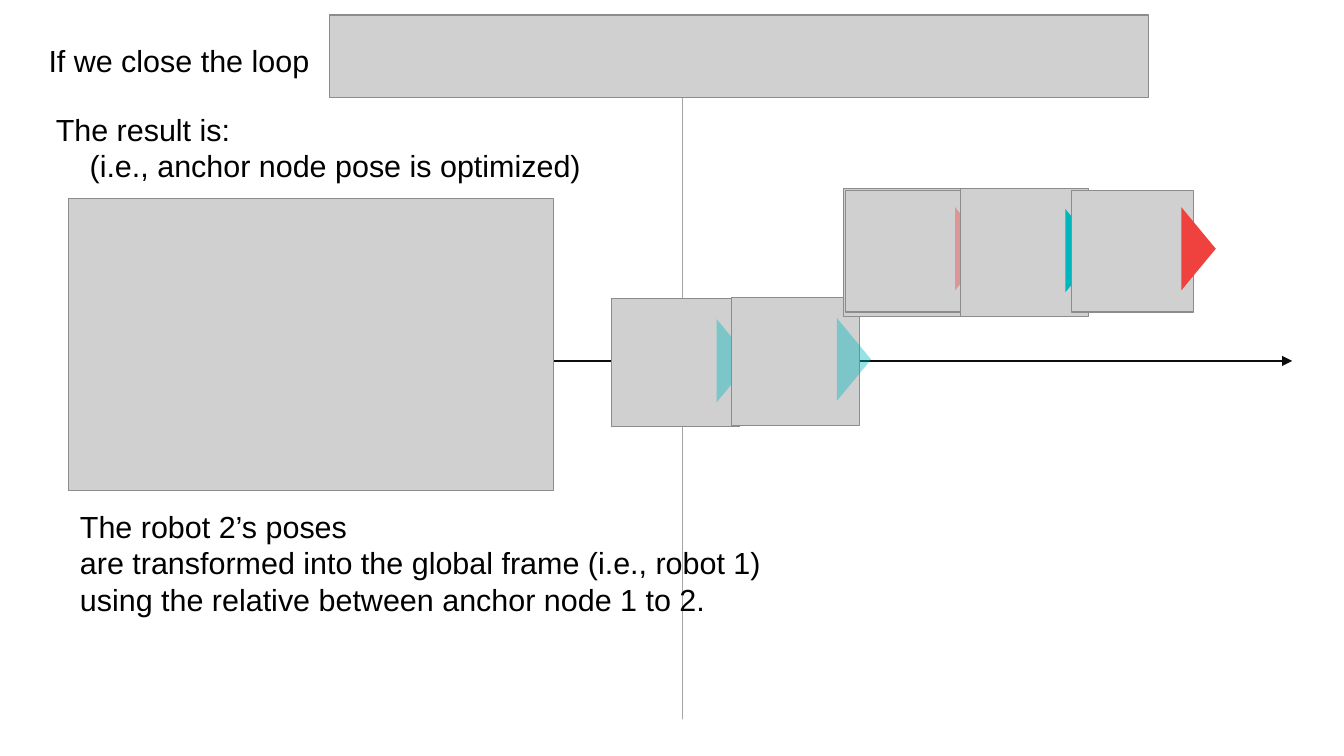
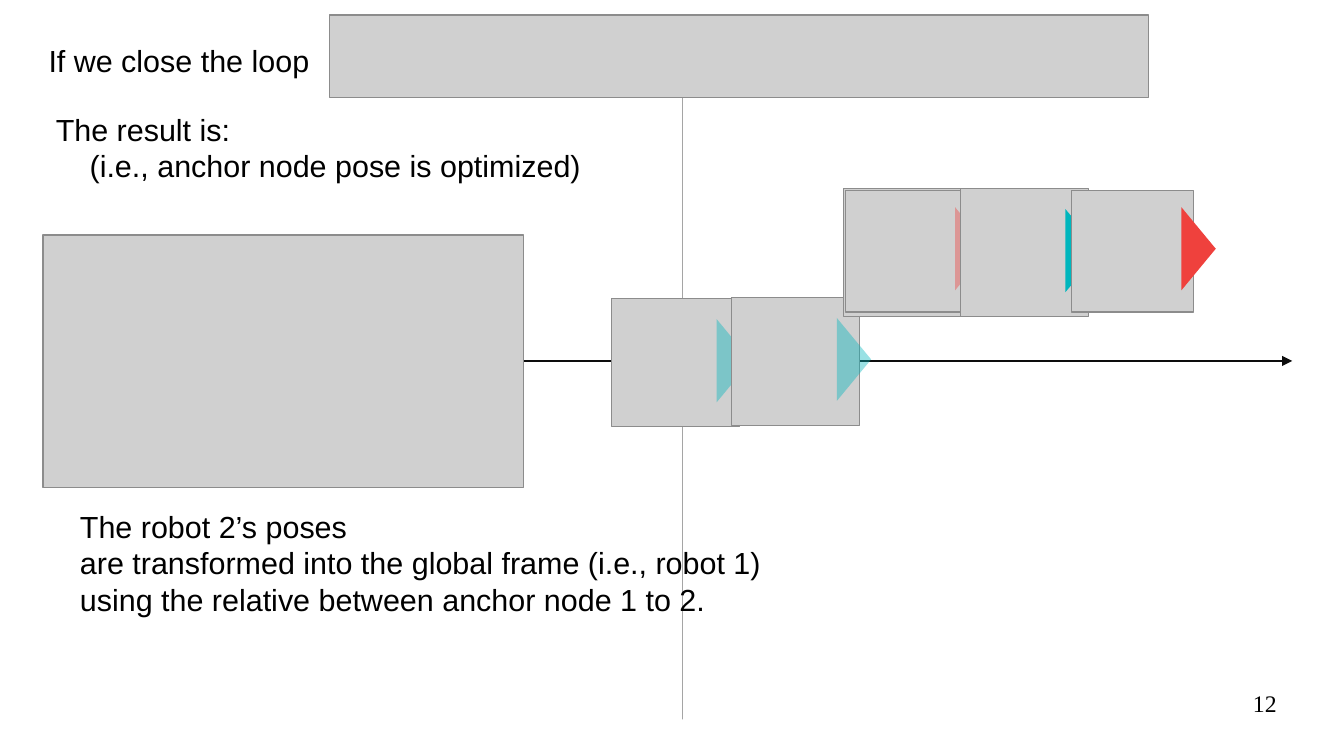
Before and after one commit to gisbi-kim/multi-robot-isam-example, a slide deck: slide 12 of docs/multirobot.odp. Drawn at 1344x756 pixels with LibreOffice and Linux fonts; fonts in the diff are those of the drawing; grey boxes stand for pictures. Boxes give left, top, right and bottom in pixels: in the first picture for what was removed or moved away, otherwise in the second. Text is boxed around its words. In the diff, an @@ line names an element or a change of style, - is before the commit and + after.

```diff
--- a/docs/multirobot.odp
+++ b/docs/multirobot.odp
@@ picture: place and size @@
-picture at bbox=[68, 199, 554, 491]
+picture at bbox=[43, 235, 523, 488]
@@ page number added at bbox=[1253, 696, 1277, 712], 14 pt, text #000000 @@
+12
```
Also in this commit, not shown: 22 other slides changed, 4 other files.
